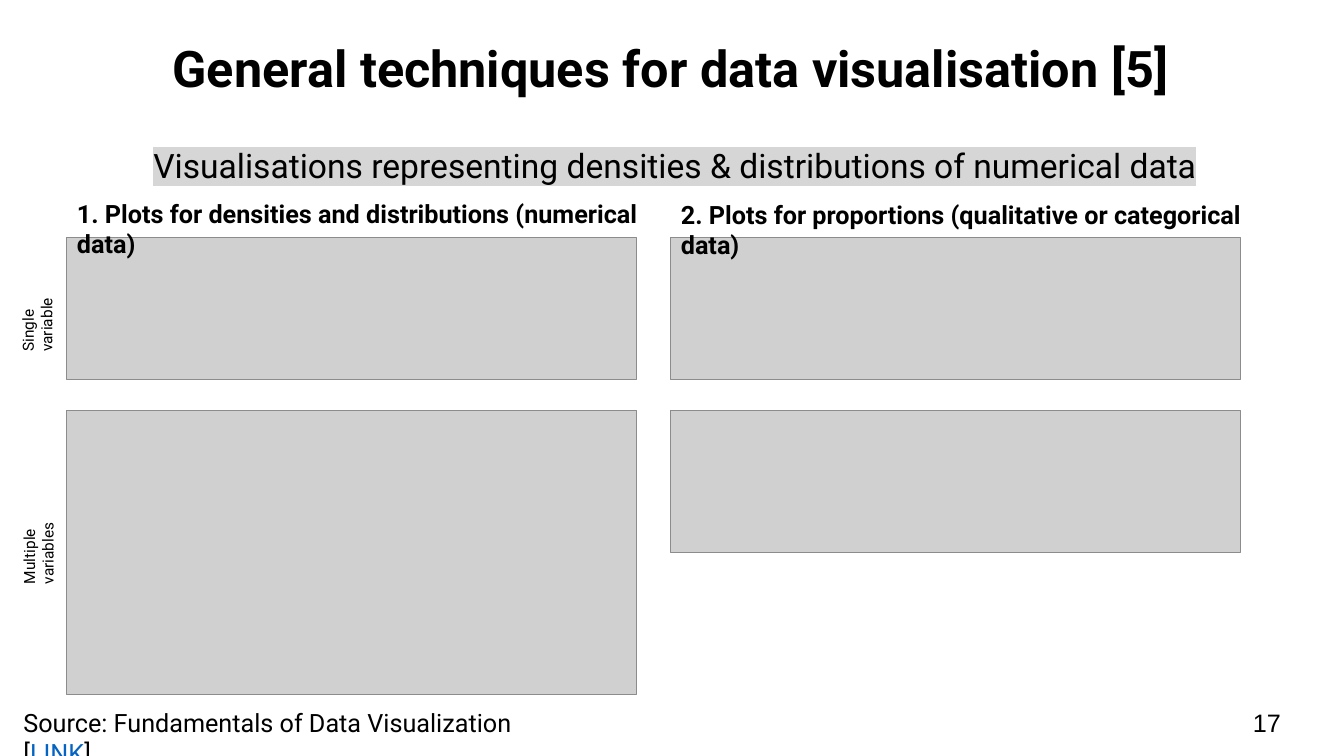
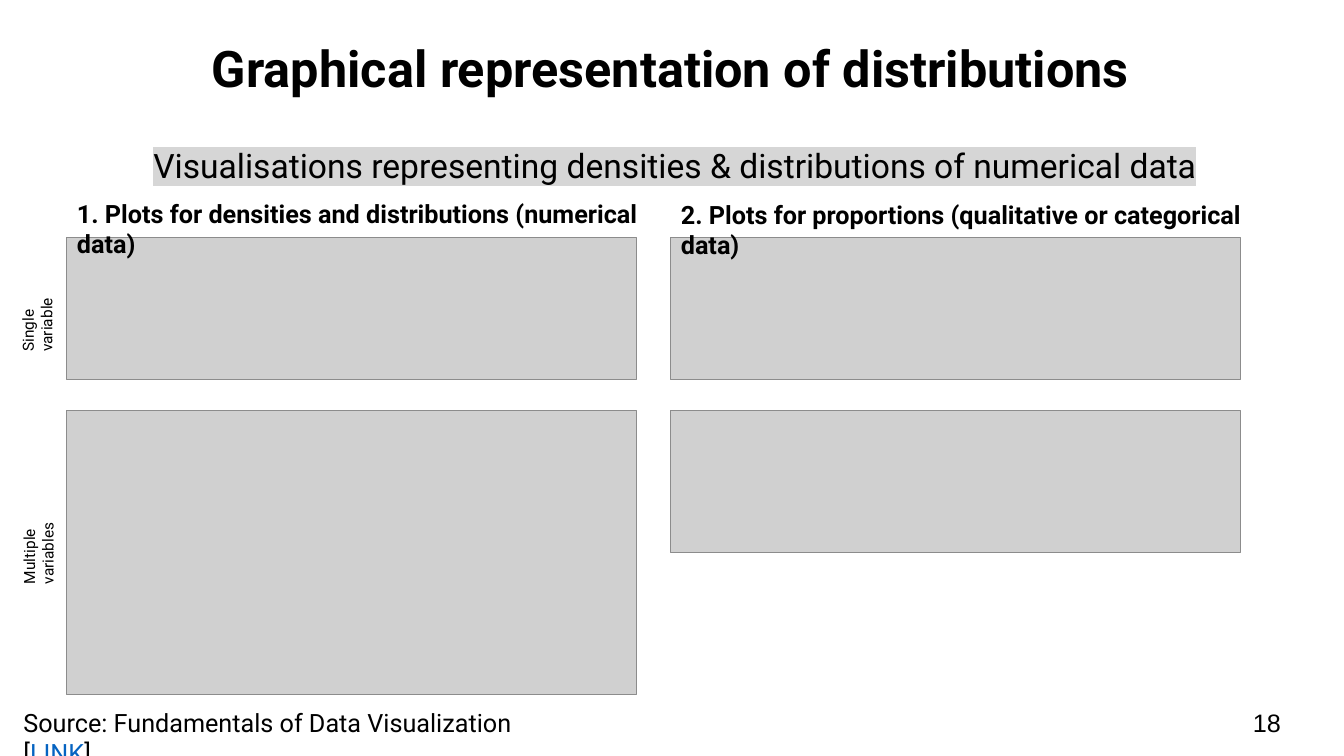
Before and after one commit to ucl-pols8-2526/POLS0008, a slide deck: slide 18 of Lecture_notes_ppts/POLS0008-2025-26 Week 3 Examining Data II.pptx (slide 17 before the commit). Drawn at 1344x756 pixels with LibreOffice and Linux fonts; fonts in the diff are those of the drawing; grey boxes stand for pictures. Boxes give left, top, right and bottom in pixels: in the first picture for what was removed or moved away, otherwise in the second. Text is boxed around its words. In the diff, an @@ line names an element or a change of style, - is before the commit and + after.

```diff
--- a/Lecture_notes_ppts/POLS0008-2025-26 Week 3 Examining Data II.pptx
+++ b/Lecture_notes_ppts/POLS0008-2025-26 Week 3 Examining Data II.pptx
@@ title at (212, 48, 1129, 98): text changed @@
-General techniques for data visualisation [5]
+Graphical representation of distributions
@@ page number at (1253, 714, 1281, 733): text changed @@
-17
+18
```
Also in this commit, not shown: 6 other slides changed, 2 slides added, 1 slide removed, 1 other file.
